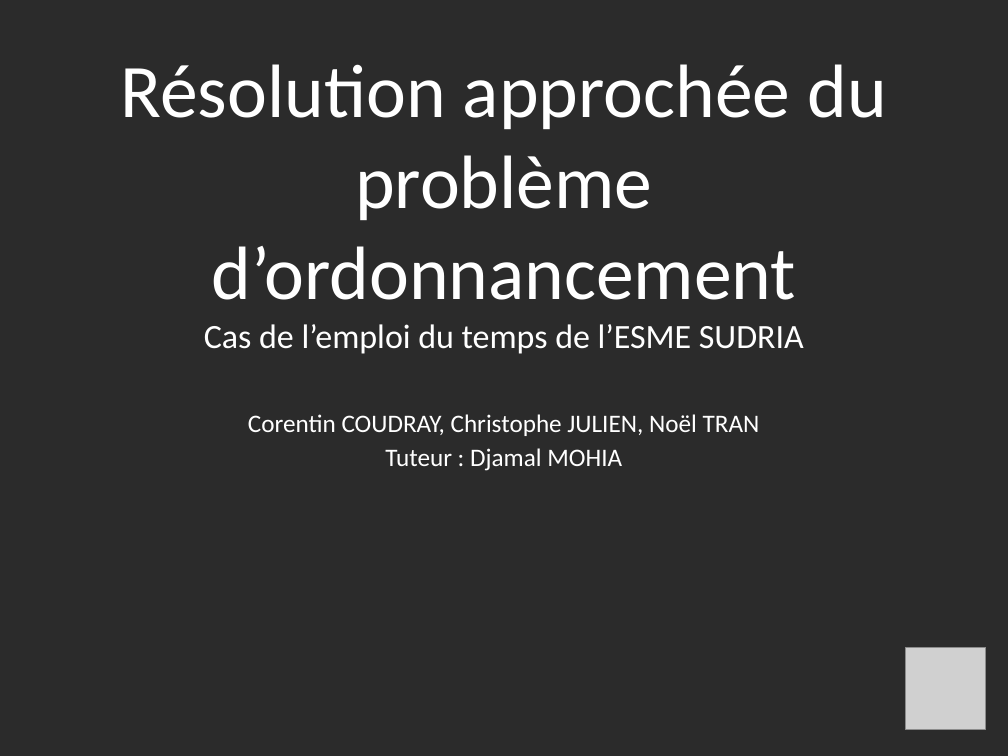
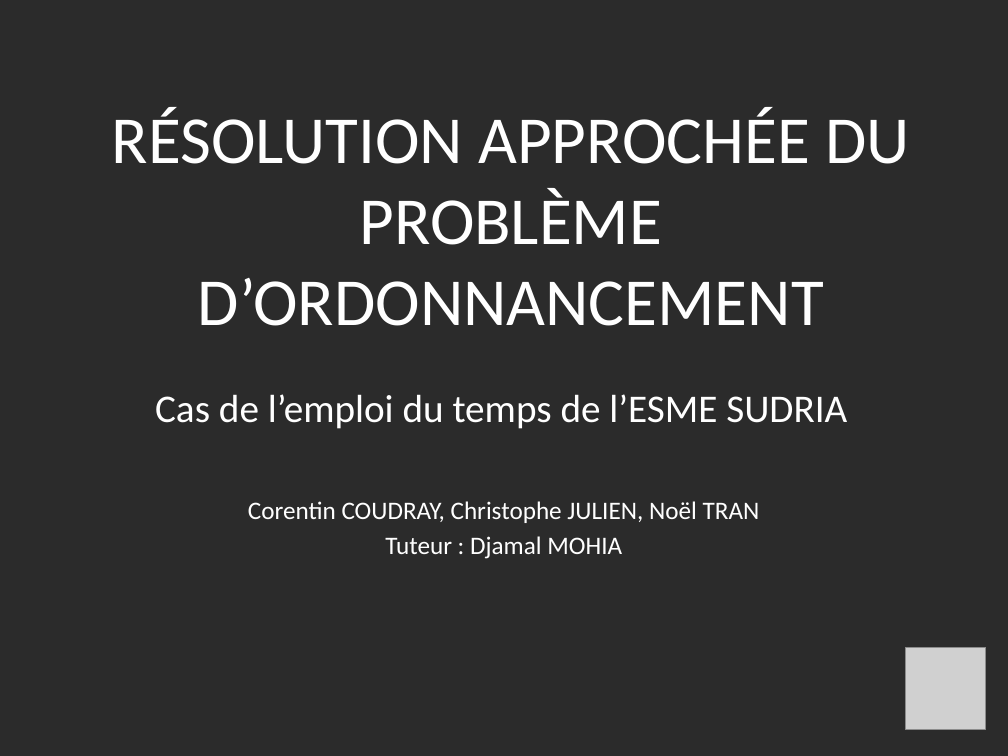
Before and after one commit to Projet-M2CT-ESME-SUDRIA/Planning-Intelligent, a slide deck: slide 1 of Soutenance_miProjet.pptx. Drawn at 1008x756 pixels with LibreOffice and Linux fonts; fonts in the diff are those of the drawing; grey boxes stand for pictures; background and template pictures are left out; a plain dark background stands for a picture behind light text. Boxes give left, top, right and bottom in pixels: in the first picture for what was removed or moved away, otherwise in the second. Text is boxed around its words. In the diff, an @@ line names an element or a change of style, - is before the commit and + after.

Commit message:
modif apres rdv mohia

```diff
--- a/Soutenance_miProjet.pptx
+++ b/Soutenance_miProjet.pptx
@@ title at [112,108,909,326]: text changed; size 54 to 48 pt @@
-Résolution approchée du problème d’ordonnancement
-Cas de l’emploi du temps de l’ESME SUDRIA
+RÉSOLUTION APPROCHÉE DU PROBLÈME D’ORDONNANCEMENT
@@ text added at [155,394,847,429], 28 pt, text #FFFFFF @@
+Cas de l’emploi du temps de l’ESME SUDRIA
@@ subtitle "Corentin COUDRAY, Christophe JULIEN, Noël ...": place and size @@
-subtitle "Corentin COUDRAY, Christophe JULIEN, Noël ..." at [248,414,760,471]
+subtitle "Corentin COUDRAY, Christophe JULIEN, Noël ..." at [248,501,760,559]
```
Also in this commit, not shown: 7 other slides changed.
